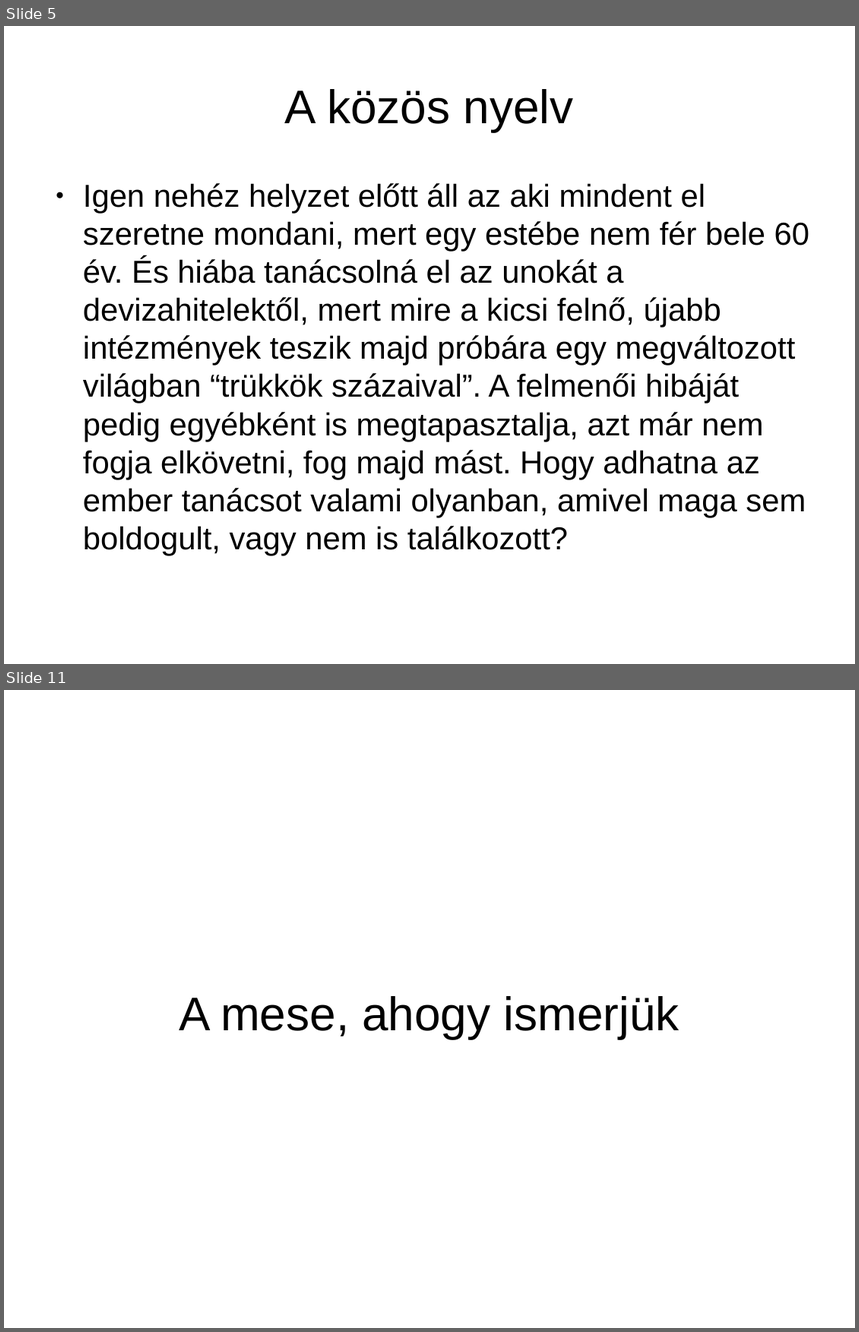
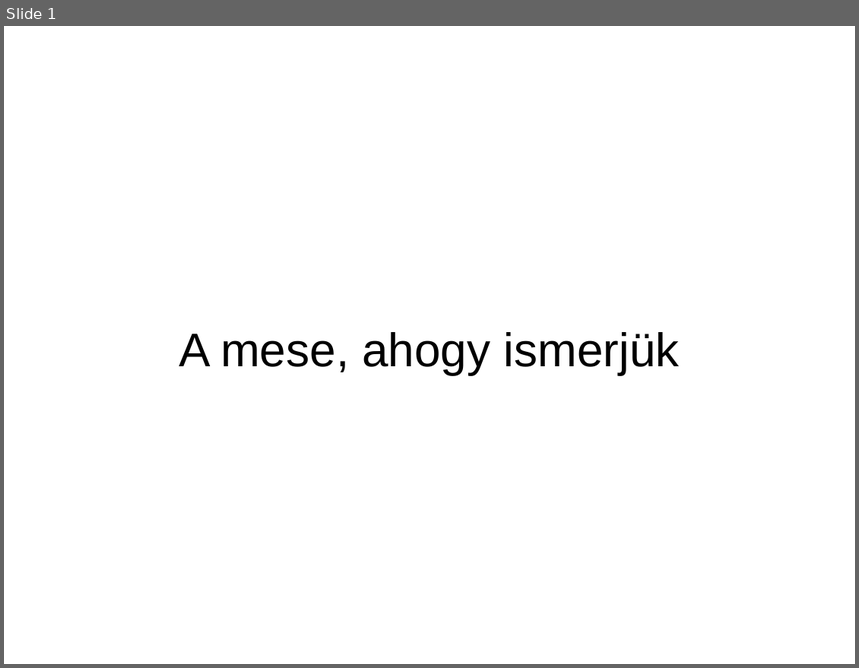
Before and after one commit to zyxneo/snow-white, a slide deck: static/mese.odp. Shown one above the other, each under a label of ours: slides 5 and 11 before the commit, slide 1 after it; the slides between them are not shown. The pictures are 859x1332 and 859x668 pixels, drawn with LibreOffice and Linux fonts; fonts in the diff are those of the drawing. Boxes give left, top, right and bottom in pixels: in the first picture for what was removed or moved away, otherwise in the second. Text is boxed around its words. In the diff, an @@ line names an element or a change of style, - is before the commit and + after.

```diff
--- a/static/mese.odp
+++ b/static/mese.odp
@@ slide 5 removed at bbox=[4, 26, 855, 664], background #FFFFFF @@
@@ title removed at bbox=[285, 89, 573, 132] @@
-A közös nyelv
@@ text removed at bbox=[83, 183, 810, 556] @@
-● Igen nehéz helyzet előtt áll az aki mindent el szeretne mondani, mert egy estébe nem fér bele 60 év. És hiába tanácsolná el az unokát a devizahitelektől, mert mire a kicsi felnő, újabb intézmények teszik majd próbára egy megváltozott világban “trükkök százaival”. A felmenői hibáját pedig egyébként is megtapasztalja, azt már nem fogja elkövetni, fog majd mást. Hogy adhatna az ember tanácsot valami olyanban, amivel maga sem boldogult, vagy nem is találkozott?
@@ what was slide 11 is now slide 1 @@
```
Also in this commit, not shown: 1 slide changed, 28 other slides removed, 1 other file.
